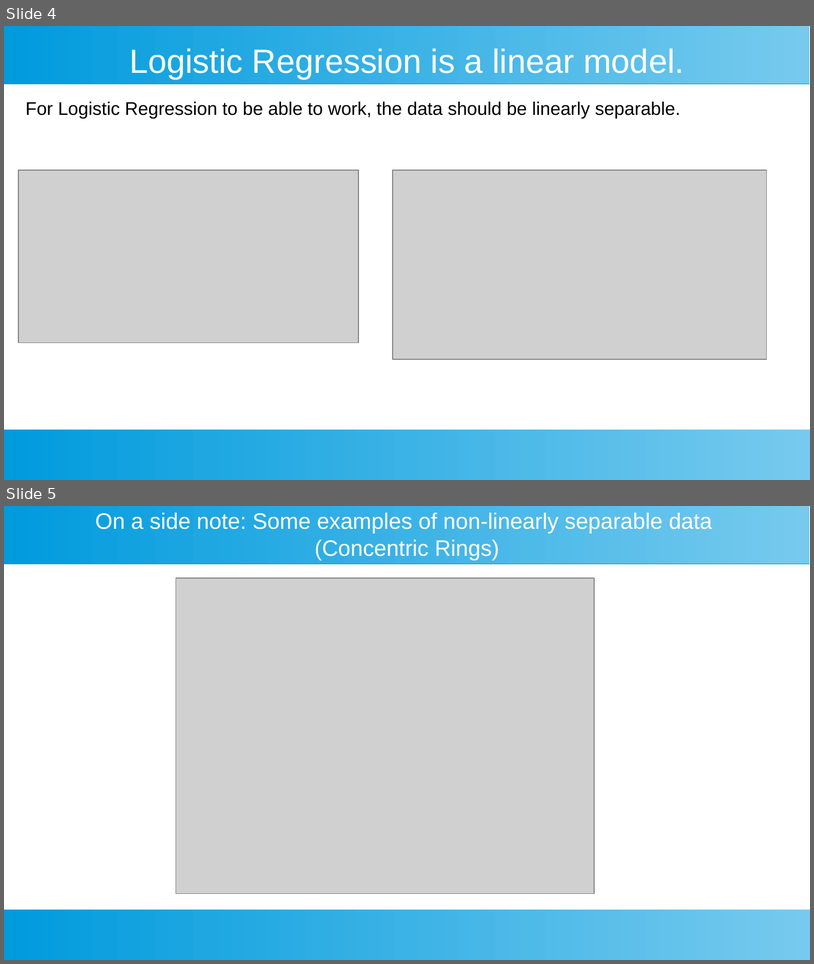
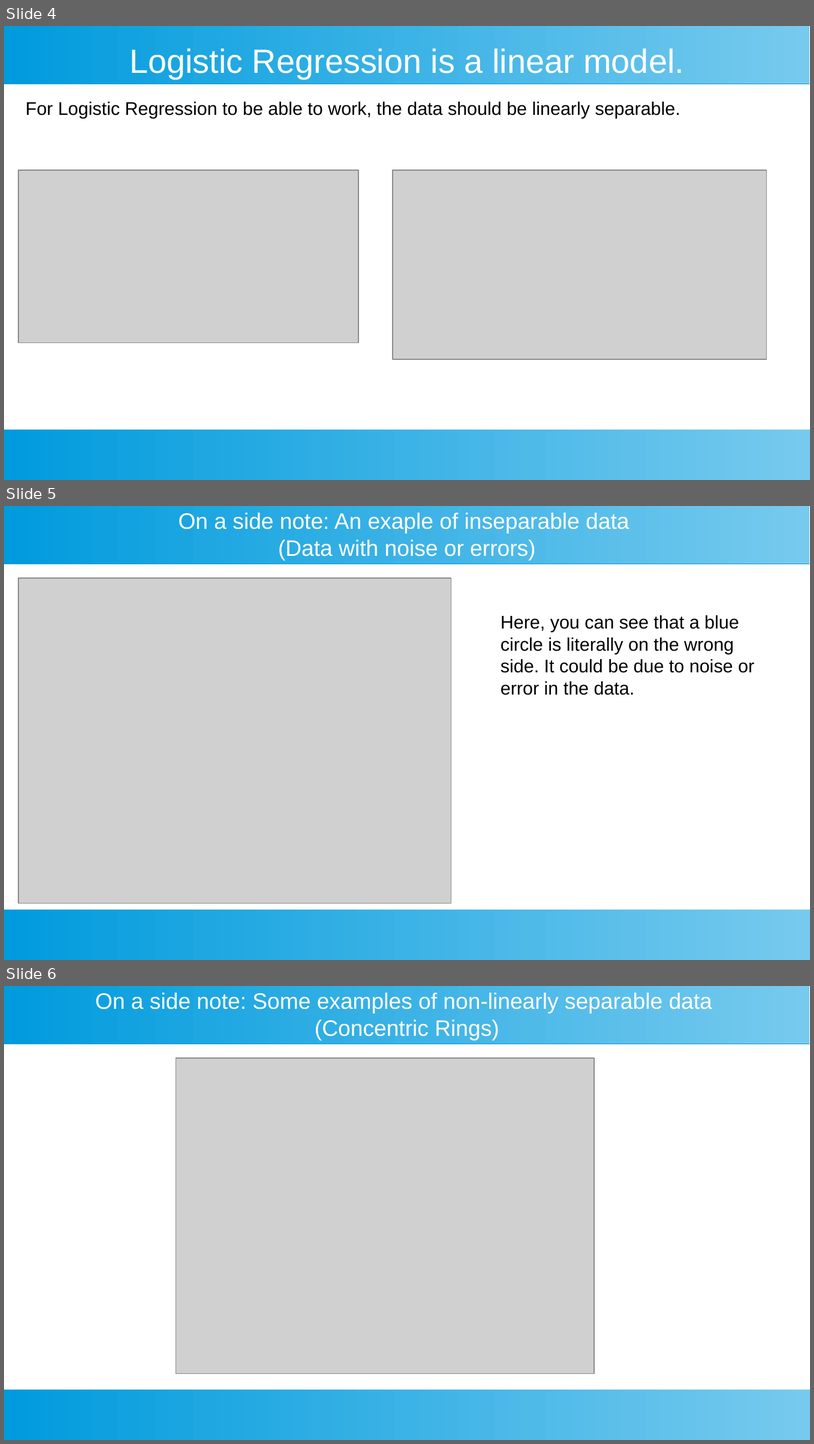
Before and after one commit to ashishjain1547/dataAnalyticsCourse, a slide deck: slides/(11) logistic regression.odp. Shown one above the other, each under a label of ours: slides 4 and 5 before the commit, slides 4, 5 and 6 after it. The pictures are 814x964 and 814x1444 pixels, drawn with LibreOffice and Linux fonts; fonts in the diff are those of the drawing; grey boxes stand for pictures. Boxes give left, top, right and bottom in pixels: in the first picture for what was removed or moved away, otherwise in the second. Text is boxed around its words. In the diff, an @@ line names an element or a change of style, - is before the commit and + after.

```diff
--- a/slides/(11) logistic regression.odp
+++ b/slides/(11) logistic regression.odp
@@ slide 5 added at bbox=[4, 506, 810, 960], background #FFFFFF; not listed: 2 template elements that a slide beside it also shows @@
@@ title added at bbox=[179, 513, 629, 561], 22 pt, text #FFFFFF @@
+On a side note: An exaple of inseparable data
+(Data with noise or errors)
@@ picture added at bbox=[18, 578, 452, 903] @@
@@ text added at bbox=[501, 615, 755, 695], 18 pt, text #000000 @@
+Here, you can see that a blue circle is literally on the wrong side. It could be due to noise or error in the data.
@@ what was slide 5 is now slide 6 @@
```
Also in this commit, not shown: 5 other files.
